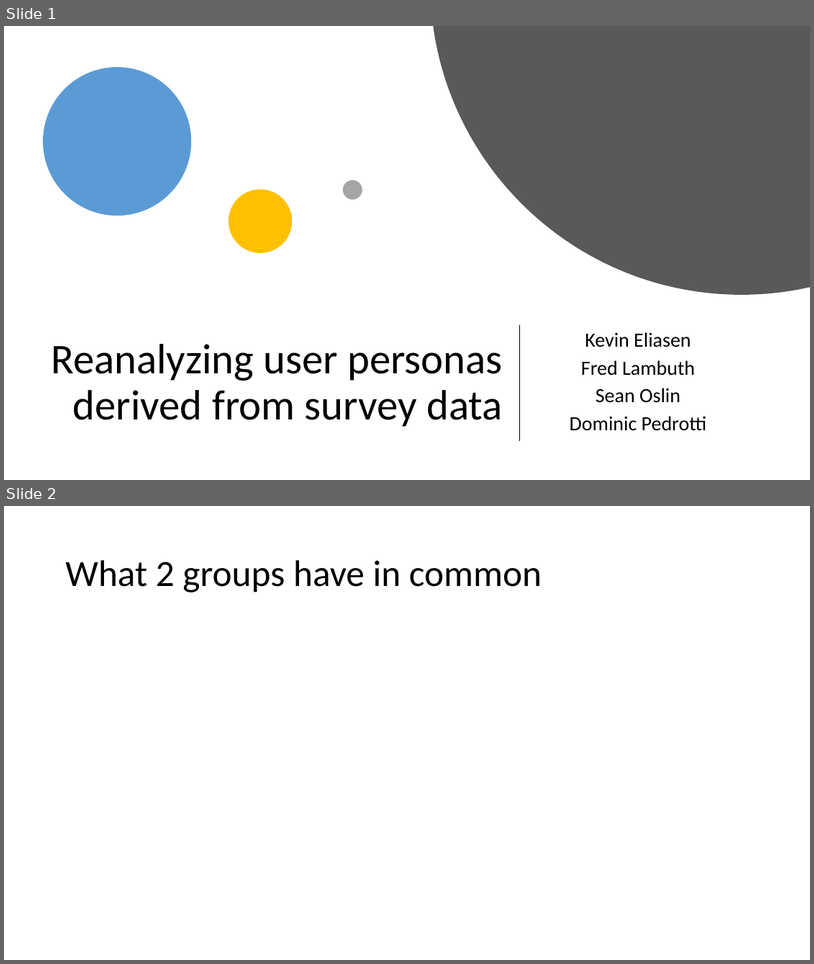
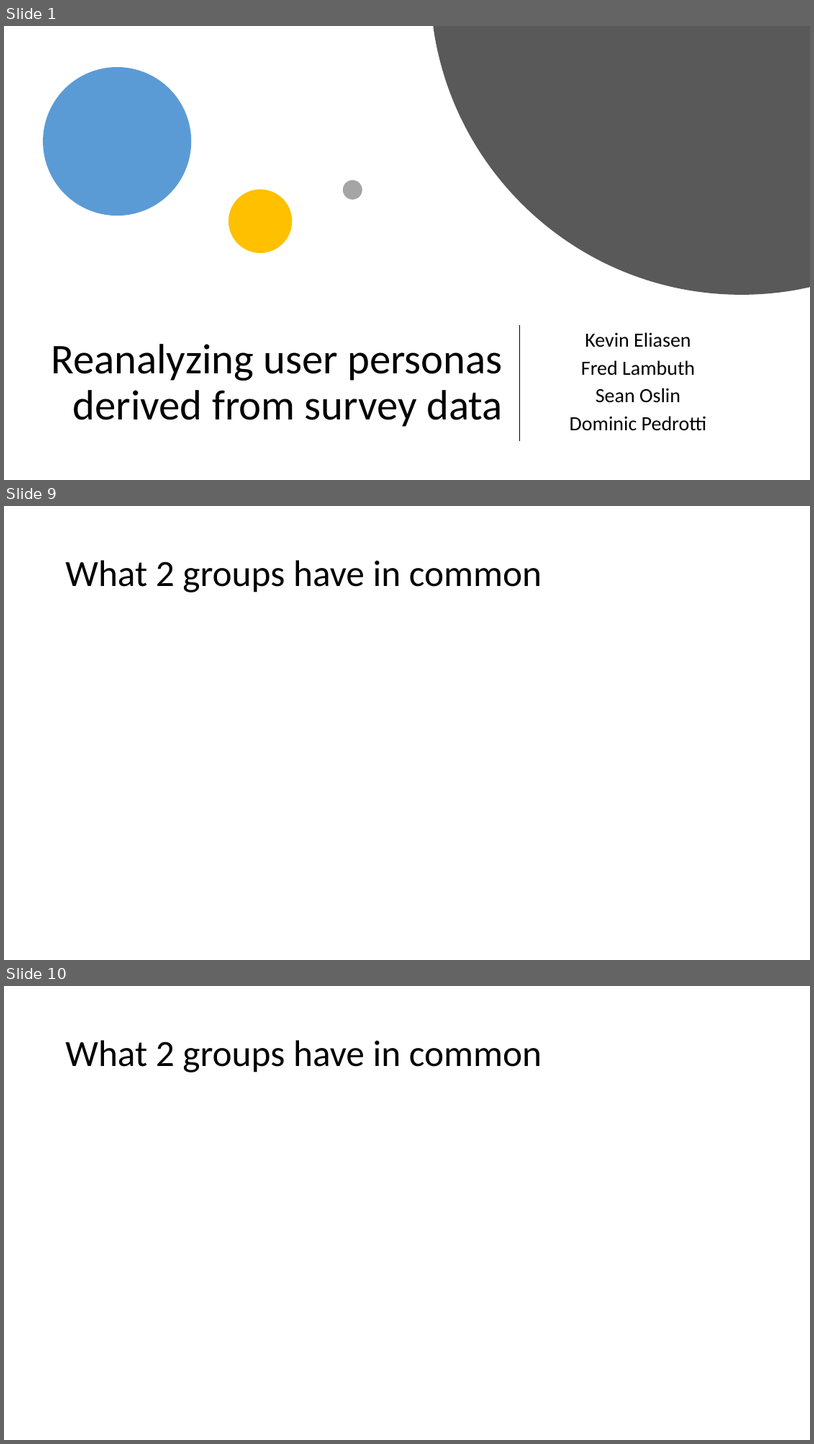
Before and after one commit to PersonaPredicta/Survey_Says..., a slide deck: New_personas.pptx. Shown one above the other, each under a label of ours: slides 1 and 2 before the commit, slides 1, 9 and 10 after it; the slides between them are not shown. The pictures are 814x964 and 814x1444 pixels, drawn with LibreOffice and Linux fonts; fonts in the diff are those of the drawing. Boxes give left, top, right and bottom in pixels: in the first picture for what was removed or moved away, otherwise in the second. Text is boxed around its words. In the diff, an @@ line names an element or a change of style, - is before the commit and + after.

```diff
--- a/New_personas.pptx
+++ b/New_personas.pptx
@@ slide 9 added at box(4, 506, 810, 960), background #FFFFFF @@
@@ title added at box(65, 560, 542, 592), 44 pt, text #000000 @@
+What 2 groups have in common
@@ what was slide 2 is now slide 10 @@
```
Also in this commit, not shown: 1 slide changed, 10 other slides added.
